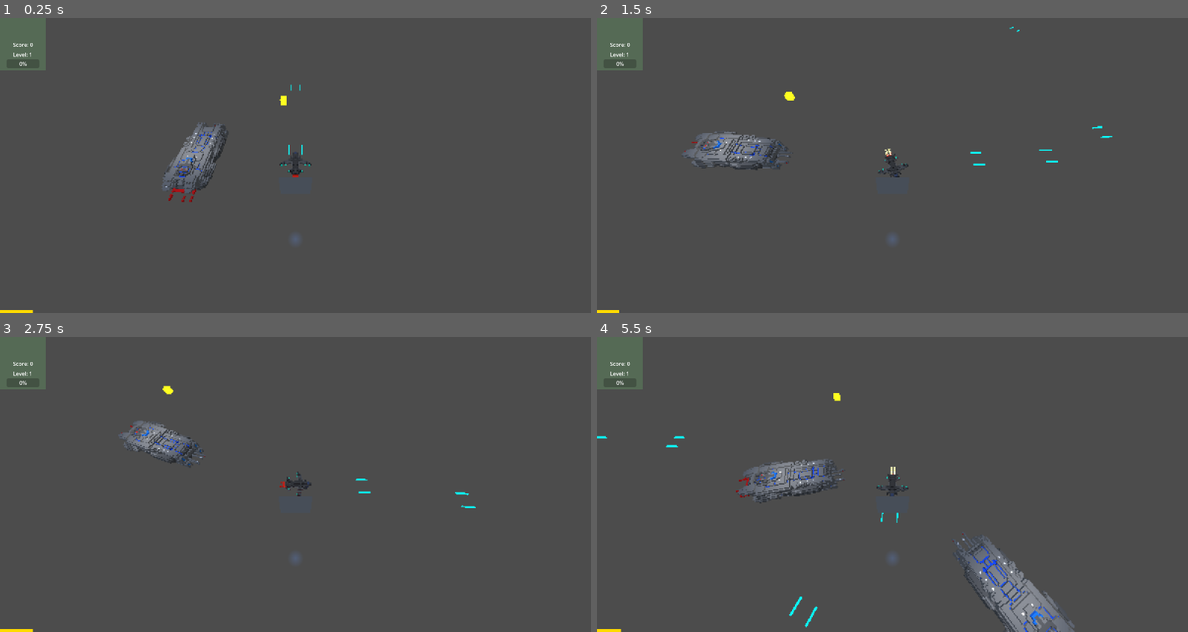
Above: before the commit, frames 1-4 (two rows, left to right).
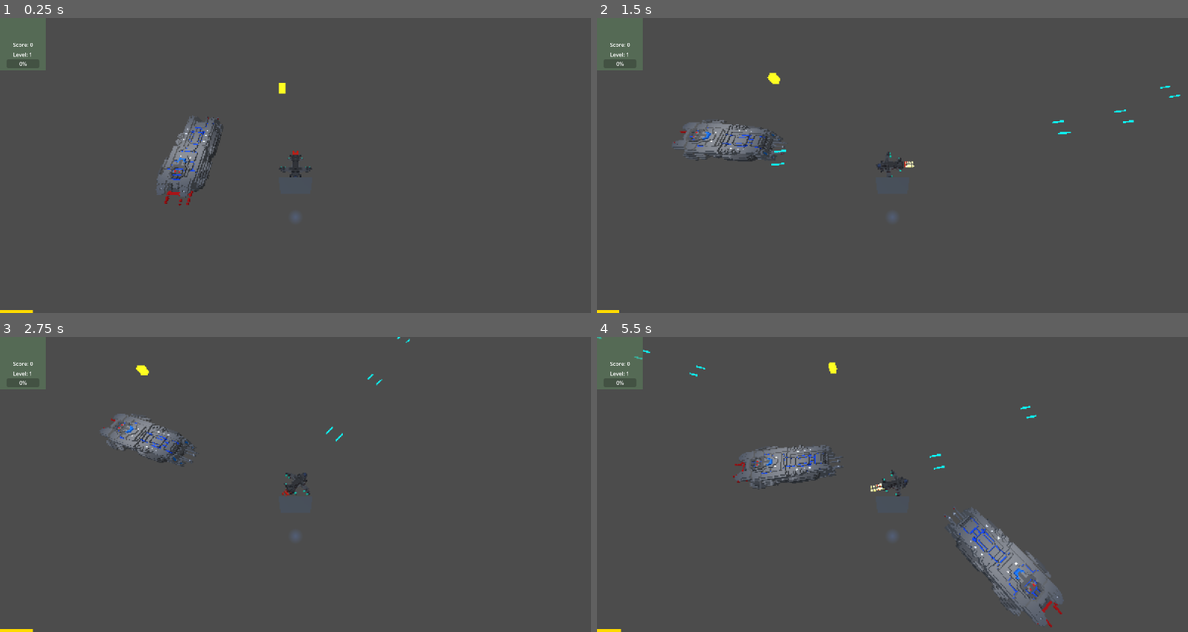
Above: after the commit, the same moments.

Repository: EvergreenSpock/Space-Survivors
Game: Godot game, scene res://Scenes/main_scene.tscn
Same seed, same stepped clock (60 frames per second), same inputs: the game is played once before the commit and once after it. A sky picture missing from this copy of the repository is replaced by a grey-blue gradient.
Inputs (mouse positions are in pixels of both pictures, inside the frame that each line leads up to):
- Up to frame 1 (0.25 s): no input
- Up to frame 2 (1.5 s): tap Enter (interact) at 0.5, 1.35 s; move the mouse to (1022, 150) at 0.52 s; hold Right (move_right) 0.53-1.28 s; hold Shift (boost) 0.53-1.28 s; move the mouse to (774, 180) at 1.27 s; hold S (move_back) from 1.28 s (still down)
- Up to frame 3 (2.75 s): move the mouse to (354, 419) at 2.02 s; release S (move_back) at 2.03 s; hold Right (move_right) from 2.03 s (still down); click (354, 419) at 2.1 s
- Up to frame 4 (5.5 s): move the mouse to (862, 543) at 2.77 s; release Right (move_right) at 2.78 s; hold W (move_forward) 2.78-3.53 s; tap Shift (boost) at 2.85 s; move the mouse to (1069, 528) at 3.52 s; hold Enter (interact) 3.53-4.28 s; hold Left (move_left) 3.53-5.03 s; move the mouse to (715, 440) at 4.27 s; click (715, 440) at 4.35 s; move the mouse to (922, 484) at 5.02 s; hold S (move_back) from 5.03 s (still down); hold Shift (boost) from 5.03 s (still down)

The runs differ from the first frame. In frame 1, 1.5% of the frame differs, in the area x 26-53%, y 22-77%; in frame 2, 2.0%; in frame 3, 1.5%; in frame 4, 5.5%, in the area x 0-81%, y 0-100%.

Commit message:
Added Level-up Cards

Diff:
--- a/Scenes/Camera.tscn
+++ b/Scenes/Camera.tscn
@@ -41,7 +41,6 @@
 current = true
 fov = 90.0
 script = ExtResource("1_na4qu")
-distance = -10.0
 
 [node name="PostProcessing" type="MeshInstance3D" parent="SubViewportContainer/SubViewport/PlayerCamera"]
 transform = Transform3D(-1, -3.55271e-15, -8.74228e-08, -6.69697e-08, 0.642788, 0.766044, 5.61943e-08, 0.766044, -0.642788, -4.37114e-07, -1.31208, -9.34229)
--- a/Scenes/enemy_spawner.gd
+++ b/Scenes/enemy_spawner.gd
@@ -36,7 +36,6 @@
 		return
 
 	var enemy = enemy_scene.instantiate()
-
 	var offset = Vector3(
 		randf_range(-spawn_radius, spawn_radius),
 		2.0,
@@ -53,5 +52,5 @@
 
 	enemy_container.add_child(enemy)
 	current_enemies.append(enemy)
-
+	#enemy.global_position = spawn_position
 	print("Enemy initial position (pre-add): ", spawn_position)
--- a/Scenes/exp.gd
+++ b/Scenes/exp.gd
@@ -1,9 +1,10 @@
 extends ProgressBar
 
-
+@onready var reward_screen = get_tree().get_root().get_node_or_null("Main Scene/Player/PlayerCamera/RewardScreen")
 # Called when the node enters the scene tree for the first time.
 func _ready() -> void:
 	update_exp_bar()
+	reward_screen.hide()
 
 
 # Called every frame. 'delta' is the elapsed time since the previous frame.
@@ -26,3 +27,5 @@
 	while Global.player_exp >= Global.exp_threshold[Global.player_level]:
 		Global.player_exp -= Global.exp_threshold[Global.player_level]
 		Global.player_level += 1
+		get_tree().paused = true
+		reward_screen.show()
--- a/Scenes/main_scene.tscn
+++ b/Scenes/main_scene.tscn
@@ -6,6 +6,7 @@
 [ext_resource type="PackedScene" uid="uid://1vgdwg5khlid" path="res://Scenes/in_game_ui.tscn" id="3_6ev3c"]
 [ext_resource type="Script" uid="uid://crwcjkj3lujl7" path="res://Scripts/fuel_meter.gd" id="3_x6ack"]
 [ext_resource type="PackedScene" uid="uid://cgp6fcnhlaaqu" path="res://Scenes/enemy.tscn" id="5_iacmt"]
+[ext_resource type="PackedScene" uid="uid://cuaunexgikqy" path="res://Scenes/reward_screen.tscn" id="5_m1efj"]
 [ext_resource type="PackedScene" uid="uid://cll7f8v3dpl34" path="res://Scenes/xp_orb.tscn" id="7_maf8m"]
 [ext_resource type="Script" uid="uid://b501v7kgpx7xt" path="res://Scenes/enemy_spawner.gd" id="8_huasi"]
 
@@ -46,6 +47,8 @@
 color = Color(1, 0.854902, 0, 1)
 script = ExtResource("3_x6ack")
 
+[node name="RewardScreen" parent="Player/PlayerCamera" instance=ExtResource("5_m1efj")]
+
 [node name="MeshInstance3D" type="MeshInstance3D" parent="Player"]
 
 [node name="WorldEnvironment" type="WorldEnvironment" parent="."]
--- /dev/null
+++ b/Scenes/mouse_follow.gd
@@ -0,0 +1,6 @@
+extends Marker3D
+
+
+# Called every frame. 'delta' is the elapsed time since the previous frame.
+func _process(delta: float) -> void:
+	pass
--- a/Scenes/player.tscn
+++ b/Scenes/player.tscn
@@ -7,7 +7,7 @@
 [ext_resource type="PackedScene" uid="uid://2kop233hul0b" path="res://Scenes/pew_pew.tscn" id="6_x3wgy"]
 
 [sub_resource type="SphereShape3D" id="SphereShape3D_cvnsp"]
-radius = 1.21254
+radius = 1.3
 
 [sub_resource type="Skin" id="Skin_vgqql"]
 
@@ -75,7 +75,7 @@
 transform = Transform3D(2, 0, 0, 0, 2, 0, 0, 0, 2, 0, 0, 0)
 shape = SubResource("SphereShape3D_cvnsp")
 
-[node name="Pivot" type="Node3D" parent="."]
+[node name="Pivot" type="Marker3D" parent="."]
 
 [node name="ShipMesh" type="MeshInstance3D" parent="Pivot"]
 transform = Transform3D(2, 0, 0, 0, -2, 3.01992e-07, 0, -3.01992e-07, -2, 0, 0, 0)
--- /dev/null
+++ b/Scenes/reward_cards.gd
@@ -0,0 +1,69 @@
+extends Control
+
+@onready var left_card_weapon_title = $LeftCard/WeaponTitle
+@onready var middle_card_weapon_title = $MiddleCard/WeaponTitle
+@onready var right_card_weapon_title = $RightCard/WeaponTitle
+
+var card_title = []
+
+var rng = RandomNumberGenerator.new()
+
+var rarities = {
+	0: "Common",
+	1: "Uncommon",
+	2: "Rare",
+	3: "Legendary"
+}
+
+var early_upgrades = [
+	"Health Upgrade",
+	"Fuel Capacity",
+	"Basic Weapon Damage"
+]
+
+var advanced_upgrades = [
+	"Shield System",
+	"Shotgun Weapon",
+	"Ship Roll"
+]
+
+var shotgun_upgrades = [
+	"Shotgun Fire-Rate",
+	"Shotgun Damage",
+	"Shotgun Bullet Speed"
+]
+
+var ship_roll_upgrades = [
+	"Roll Cooldown Reduction",
+	"Roll Burst Effect"
+]
+
+var shield_upgrades = [
+	"Shield Strength",
+	"Shield Recharge Rate"
+]
+
+func _ready() -> void:
+	card_title = [
+		left_card_weapon_title,
+		middle_card_weapon_title,
+		right_card_weapon_title
+	]
+
+func _on_reward_screen_visibility_changed() -> void:
+	var level = Global.player_level
+	for i in range(card_title.size()):
+		var upgrade = get_random_upgrade(level)
+		var rarity = rarities[rng.randi_range(0, 3)]
+		card_title[i].text = "%s %s" % [rarity, upgrade]
+
+func get_random_upgrade(level: int) -> String:
+	var available_upgrades = early_upgrades.duplicate()
+
+	if level >= 3:
+		available_upgrades += advanced_upgrades
+
+	if level >= 4:
+		available_upgrades += shotgun_upgrades + shield_upgrades + ship_roll_upgrades
+
+	return available_upgrades[rng.randi_range(0, available_upgrades.size() - 1)]
--- /dev/null
+++ b/Scenes/reward_screen.tscn
@@ -0,0 +1,138 @@
+[gd_scene load_steps=2 format=3 uid="uid://cuaunexgikqy"]
+
+[ext_resource type="Script" uid="uid://cw7520v2qhugp" path="res://Scenes/reward_cards.gd" id="1_esjl1"]
+
+[node name="RewardScreen" type="Control"]
+layout_mode = 3
+anchors_preset = 15
+anchor_right = 1.0
+anchor_bottom = 1.0
+grow_horizontal = 2
+grow_vertical = 2
+
+[node name="RewardCards" type="Control" parent="."]
+anchors_preset = 0
+offset_right = 40.0
+offset_bottom = 40.0
+script = ExtResource("1_esjl1")
+
+[node name="TransparentBackground" type="ColorRect" parent="RewardCards"]
+layout_mode = 1
+anchors_preset = 15
+anchor_right = 1.0
+anchor_bottom = 1.0
+grow_horizontal = 2
+grow_vertical = 2
+color = Color(0.427493, 0.427493, 0.427493, 0.337255)
+
+[node name="LeftCard" type="ColorRect" parent="RewardCards"]
+custom_minimum_size = Vector2(400, 600)
+layout_direction = 2
+layout_mode = 0
+offset_left = 150.0
+offset_top = 150.0
+offset_right = 550.0
+offset_bottom = 750.0
+color = Color(0.273873, 0.273873, 0.273873, 1)
+
+[node name="LeftCardSelect" type="Button" parent="RewardCards/LeftCard"]
+custom_minimum_size = Vector2(400, 600)
+layout_mode = 0
+offset_right = 400.0
+offset_bottom = 600.0
+
+[node name="WeaponTitle" type="Label" parent="RewardCards/LeftCard"]
+custom_minimum_size = Vector2(200, 100)
+layout_mode = 0
+offset_left = 100.0
+offset_top = 150.0
+offset_right = 300.0
+offset_bottom = 250.0
+theme_override_font_sizes/font_size = 25
+text = "Title"
+horizontal_alignment = 1
+autowrap_mode = 3
+
+[node name="WeaponDescription" type="Label" parent="RewardCards/LeftCard"]
+custom_minimum_size = Vector2(390, 300)
+offset_left = 5.0
+offset_top = 290.0
+offset_right = 395.0
+offset_bottom = 590.0
+theme_override_font_sizes/font_size = 100
+text = "Test"
+horizontal_alignment = 1
+
+[node name="MiddleCard" type="ColorRect" parent="RewardCards"]
+custom_minimum_size = Vector2(400, 600)
+layout_direction = 2
+layout_mode = 0
+offset_left = 700.0
+offset_top = 150.0
+offset_right = 1100.0
+offset_bottom = 750.0
+color = Color(0.273873, 0.273873, 0.273873, 1)
+
+[node name="MiddleCardSelect" type="Button" parent="RewardCards/MiddleCard"]
+custom_minimum_size = Vector2(400, 600)
+offset_right = 400.0
+offset_bottom = 600.0
+
+[node name="WeaponTitle" type="Label" parent="RewardCards/MiddleCard"]
+custom_minimum_size = Vector2(200, 100)
+offset_left = 100.0
+offset_top = 150.0
+offset_right = 300.0
+offset_bottom = 250.0
+theme_override_font_sizes/font_size = 25
+text = "Title"
+horizontal_alignment = 1
+autowrap_mode = 3
+
+[node name="WeaponDescription" type="Label" parent="RewardCards/MiddleCard"]
+custom_minimum_size = Vector2(390, 300)
+layout_mode = 0
+offset_left = 5.0
+offset_top = 290.0
+offset_right = 395.0
+offset_bottom = 590.0
+theme_override_font_sizes/font_size = 100
+text = "Test"
+horizontal_alignment = 1
+
+[node name="RightCard" type="ColorRect" parent="RewardCards"]
+custom_minimum_size = Vector2(400, 600)
+layout_direction = 2
+layout_mode = 0
+offset_left = 1250.0
+offset_top = 150.0
+offset_right = 1650.0
+offset_bottom = 750.0
+color = Color(0.273873, 0.273873, 0.273873, 1)
+
+[node name="RightCardSelect" type="Button" parent="RewardCards/RightCard"]
+custom_minimum_size = Vector2(400, 600)
+offset_right = 400.0
+offset_bottom = 600.0
+
+[node name="WeaponTitle" type="Label" parent="RewardCards/RightCard"]
+custom_minimum_size = Vector2(200, 100)
+offset_left = 100.0
+offset_top = 150.0
+offset_right = 309.0
+offset_bottom = 287.0
+theme_override_font_sizes/font_size = 25
+text = "Title"
+autowrap_mode = 3
+
+[node name="WeaponDescription" type="Label" parent="RewardCards/RightCard"]
+custom_minimum_size = Vector2(390, 300)
+offset_left = 5.0
+offset_top = 290.0
+offset_right = 395.0
+offset_bottom = 590.0
+theme_override_font_sizes/font_size = 100
+text = "Test"
+horizontal_alignment = 1
+
+[connection signal="visibility_changed" from="." to="RewardCards" method="_on_reward_screen_visibility_changed"]
--- a/Scripts/enemy.gd
+++ b/Scripts/enemy.gd
@@ -2,7 +2,7 @@
 
 @export var desired_distance := 20.0
 @export var distance_tolerance := 5.0
-@export var max_distance := 35.0
+@export var max_distance := 40.0
 @export var speed := 30
 
 @onready var gunBarrel = $"Pew Pew/RayCast3D"
--- a/Scripts/global.gd
+++ b/Scripts/global.gd
@@ -2,11 +2,12 @@
 
 var player_exp = 0
 var player_level = 1
-var exp_threshold = [0, 100, 200, 400, 800, 1600]
+var exp_threshold = [0, 100, 200, 400, 800, 1600, 3200, 6400, 12800, 25600, 51200, 102400, 204800, 409600]
 var player_score = 0
+var cursor_texture = preload("res://assets/cursor.png")
 # Called when the node enters the scene tree for the first time.
 func _ready() -> void:
-	pass # Replace with function body.
+	Input.set_custom_mouse_cursor(cursor_texture, Input.CURSOR_ARROW, Vector2(80, 80))
 
 
 # Called every frame. 'delta' is the elapsed time since the previous frame.
--- a/Scripts/player.gd
+++ b/Scripts/player.gd
@@ -40,8 +40,11 @@
 	leftBoostTrail = get_node("Pivot/ShipMesh/LeftEngineBoostTrail")
 	rightBoostTrail = get_node("Pivot/ShipMesh/RightEngineBoostTrail")
 	$PlayerCamera/InGameUI/Retry.hide()
+	max_health = 10000
+	health = 10000
 
 func _physics_process(_delta):
+	look_at_cursor()
 	var direction = Vector3.ZERO
 	if Input.is_action_pressed("move_right"):
 		direction.x += 1
@@ -98,11 +101,11 @@
 			fuel_level += 1
 
 
-	if direction != Vector3.ZERO:
-		direction = direction.normalized()
-		var current_basis = $Pivot.global_transform.basis
-		var target_basis = Basis.looking_at(direction, Vector3.UP)
-		$Pivot.global_transform.basis = current_basis.slerp(target_basis, rotation_speed * _delta)
+	#if direction != Vector3.ZERO:
+		#direction = direction.normalized()
+		#var current_basis = $Pivot.global_transform.basis
+		#var target_basis = Basis.looking_at(direction, Vector3.UP)
+		#$Pivot.global_transform.basis = current_basis.slerp(target_basis, rotation_speed * _delta)
 
 
 
@@ -117,13 +120,15 @@
 
 	# Moving the Character
 	# Smoothly interpolate current velocity toward target
-	velocity = velocity.lerp(target_velocity, 0.1)
+	velocity = velocity.lerp(target_velocity, .5)
 	move_and_slide()
 
 
 #func _on_xp_collected(amount: int) -> void:
 	#xp += amount
 	#print("XP collected! New total: ", xp)
+#func _process(_delta):
+	#look_at_cursor()
 
 func _on_bullet_cooldown_timeout() -> void:
 	if can_fire:
@@ -138,3 +143,41 @@
 	$".".hide()
 	#await get_tree().create_timer(1).timeout
 	#queue_free()
+func look_at_cursor():
+	var raycast_length = 1000
+	var viewport := $PlayerCamera/SubViewportContainer/SubViewport
+	var camera := viewport.get_node("PlayerCamera")  # Adjust path if necessary
+
+	var mouse_position = viewport.get_mouse_position()  # LOCAL to the SubViewport
+	var ray_origin = camera.project_ray_origin(mouse_position)
+	var ray_direction = camera.project_ray_normal(mouse_position)
+	var ray_to = ray_origin + ray_direction * raycast_length
+
+	# Perform physics raycast
+	var space_state = get_world_3d().get_direct_space_state()
+	var params = PhysicsRayQueryParameters3D.new()
+	params.from = ray_origin
+	params.to = ray_to
+	params.collision_mask = 1  # Make sure this matches the target layer
+	var result = space_state.intersect_ray(params)
+
+	var target_position: Vector3
+
+	if result:
+		target_position = result.position
+		if has_node("mouse_select"):
+			$mouse_select.global_transform.origin = result.position
+	else:
+		# Fallback to horizontal plane
+		var plane_y = global_position.y
+		var plane = Plane(Vector3.UP, plane_y)
+		var hit = plane.intersects_ray(ray_origin, ray_to)
+		if hit == null:
+			return
+		target_position = hit
+
+	# Rotate the pivot to face the target position
+	# Force target position to match pivot Y level
+	target_position.y = $Pivot.global_position.y
+	# Now look only in the horizontal plane
+	$Pivot.look_at(target_position, Vector3.UP)
Not shown: 1 places in Scenes/main_scene.tscn that only renumber resources
Not shown, added: Scenes/mouse_follow.gd.uid
Not shown, added: Scenes/reward_cards.gd.uid
Binary file added: assets/cursor.png
Not shown, added: assets/cursor.png.import
